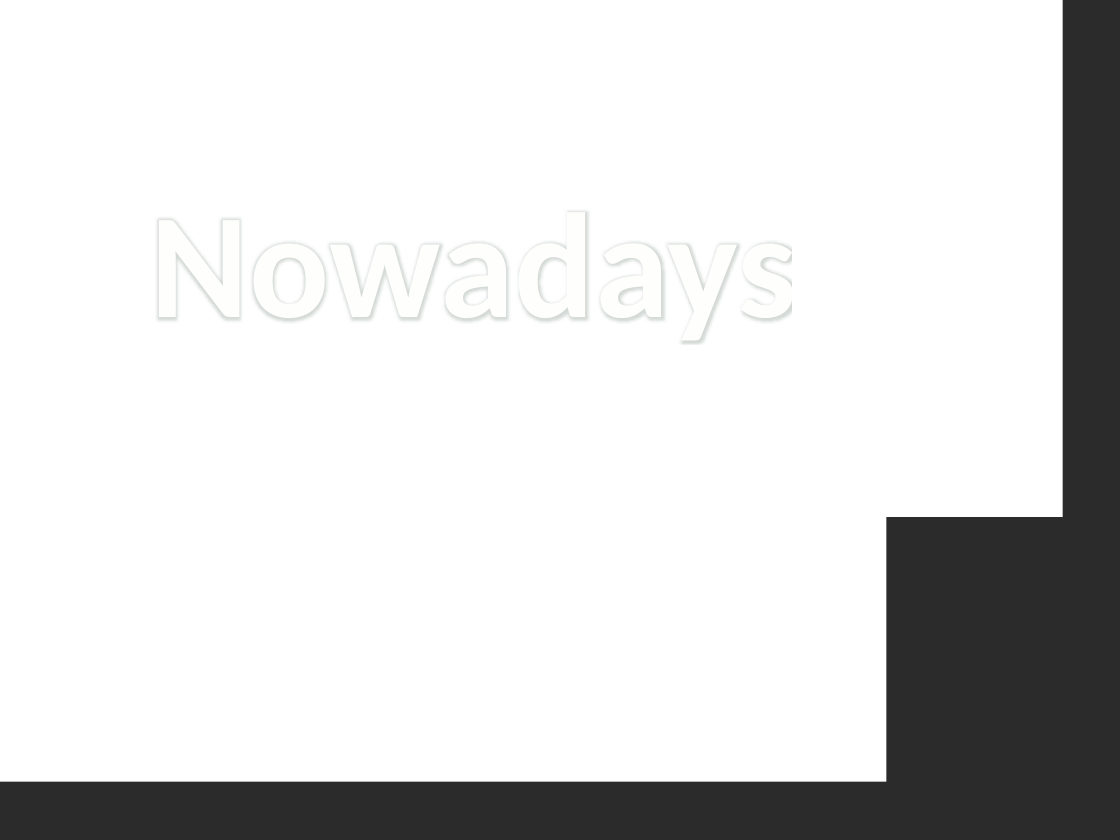
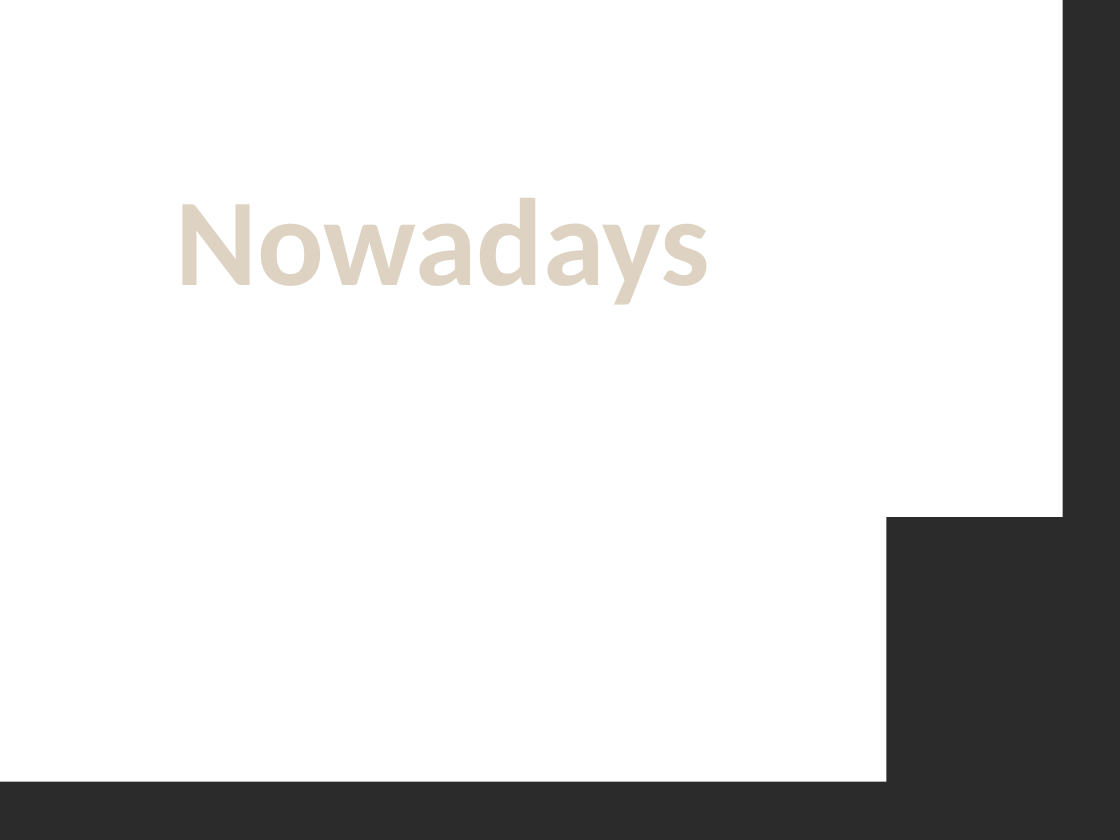
Before and after one commit to QuocVoong/R-Study-Lists, a slide deck: slide 32 of Medicine/NewME.pptx. Drawn at 1120x840 pixels with LibreOffice and Linux fonts; fonts in the diff are those of the drawing; background and template pictures are left out; a plain dark background stands for a picture behind light text. Boxes give left, top, right and bottom in pixels: in the first picture for what was removed or moved away, otherwise in the second. Text is boxed around its words. In the diff, an @@ line names an element or a change of style, - is before the commit and + after.

```diff
--- a/Medicine/NewME.pptx
+++ b/Medicine/NewME.pptx
@@ text "Nowadays": place and size @@
-text "Nowadays" at bbox=[150, 246, 797, 342]
+text "Nowadays" at bbox=[175, 198, 710, 304]
@@ text "Nowadays" at bbox=[175, 198, 710, 304]: size 96 to 80 pt, text colour #FEFEFE to #DED2C2, letter spacing 0.5 to 0 pt, letter outline #93A299 0.75 pt to #AD8F67 1.75 pt @@
```
Also in this commit, not shown: 4 other slides changed, 1 other file.
